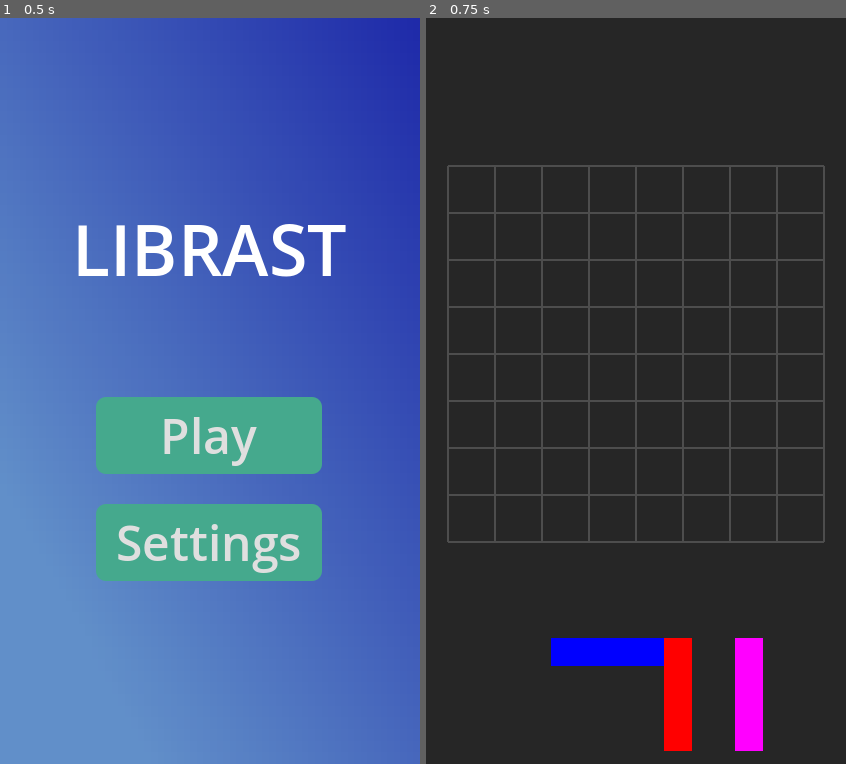
Above: before the commit, frames 1-2 (left to right).
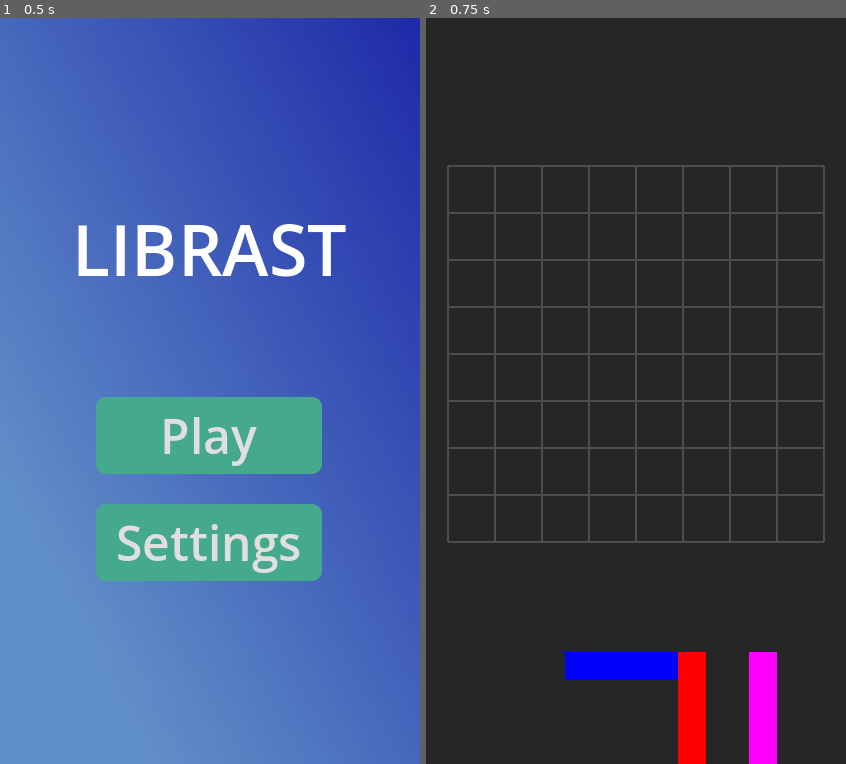
Above: after the commit, the same moments.

Repository: Piernikkk/librast
Game: Godot game, scene res://scenes/start_screen.tscn
Same seed, same stepped clock (60 frames per second), same inputs: the game is played once before the commit and once after it.
Inputs:
- Up to frame 1 (0.5 s): no input
- Up to frame 2 (0.75 s): click "Play" at 0.5 s

Frame 1 is identical in both runs. In frame 2, 3.3% of the frame differs, in the area x 29-84%, y 83-100%.

Commit message:
I change blocks from gradient to solid color

Diff:
--- a/scripts/block.gd
+++ b/scripts/block.gd
@@ -4,6 +4,7 @@
 var shape_parent = null;
 
 func _ready() -> void:
+	centered = true;
 	create_solid_texture();
 
 func create_solid_texture() -> void:
@@ -23,7 +24,8 @@
 func get_block_rect() -> Rect2:
 	if texture:
 		var texture_size = texture.get_size();
-		return Rect2(-texture_size / 2.0 * scale, texture_size * scale);
+		var scaled_size = texture_size * scale;
+		return Rect2(-scaled_size / 2.0, scaled_size);
 	return Rect2();
 
 func check_nearby_grid_placements(grid_ref, snap_tolerance: float) -> Array:
--- a/scripts/grid.gd
+++ b/scripts/grid.gd
@@ -9,38 +9,18 @@
 var grid_pixel_width = 0;
 var grid_pixel_height = 0;
 var dynamic_block_size = 0;
-
-# Performance optimization: prevent excessive redraws
-var resize_timer: Timer = null;
-var pending_resize = false;
 
 func _ready() -> void:
 	initialize_grid();
 	calculate_dynamic_sizes();
 	center_grid();
 	redraw_grid();
-
-	# Setup resize timer to debounce viewport changes
-	resize_timer = Timer.new();
-	resize_timer.wait_time = 0.2; # Wait 200ms before processing resize
-	resize_timer.one_shot = true;
-	resize_timer.timeout.connect(_apply_viewport_resize);
-	add_child(resize_timer);
-
 	get_viewport().size_changed.connect(_on_viewport_resized);
 
 func _on_viewport_resized() -> void:
-	# Debounce resize events to prevent excessive redraws
-	pending_resize = true;
-	if resize_timer:
-		resize_timer.start();
-
-func _apply_viewport_resize() -> void:
-	if pending_resize:
-		pending_resize = false;
-		calculate_dynamic_sizes();
-		center_grid();
-		redraw_grid();
+	calculate_dynamic_sizes();
+	center_grid();
+	redraw_grid();
 
 func calculate_dynamic_sizes() -> void:
 	var window_size = DisplayServer.window_get_size();
@@ -64,8 +44,7 @@
 	grid_pixel_width = GRID_WIDTH * dynamic_block_size;
 	grid_pixel_height = GRID_HEIGHT * dynamic_block_size;
 
-	if Globals.DEBUG_VERBOSE:
-		print("Dynamic block size: ", dynamic_block_size, " | Grid size: ", grid_pixel_width, "x", grid_pixel_height);
+	print("Dynamic block size: ", dynamic_block_size, " | Grid size: ", grid_pixel_width, "x", grid_pixel_height);
 
 func center_grid() -> void:
 	var window_size = DisplayServer.window_get_size();
@@ -83,8 +62,7 @@
 		(effective_size.y - grid_pixel_height) / 2.0 - effective_size.y * 0.05 # Offset up slightly
 	);
 
-	if Globals.DEBUG_VERBOSE:
-		print("Grid centered at: ", position, " | Window: ", window_size, " | Viewport: ", viewport_size);
+	print("Grid centered at: ", position, " | Window: ", window_size, " | Viewport: ", viewport_size);
 
 func initialize_grid():
 	for x in range(GRID_HEIGHT):
@@ -104,8 +82,7 @@
 func place_block(grid_pos: Vector2i, block_node) -> void:
 	if can_place_block(grid_pos):
 		grid[grid_pos.y][grid_pos.x] = block_node;
-		if Globals.DEBUG_VERBOSE:
-			print("Block placed at: ", grid_pos);
+		print("Block placed at: ", grid_pos);
 
 func remove_block(grid_pos: Vector2i) -> void:
 	if grid_pos.x >= 0 and grid_pos.x < GRID_WIDTH and grid_pos.y >= 0 and grid_pos.y < GRID_HEIGHT:
@@ -132,8 +109,7 @@
 	animate_and_clear_lines(rows_to_clear, cols_to_clear);
 
 	var blocks_cleared = rows_to_clear.size() * GRID_WIDTH + cols_to_clear.size() * GRID_HEIGHT;
-	if Globals.DEBUG_VERBOSE:
-		print("Cleared ", rows_to_clear.size(), " rows and ", cols_to_clear.size(), " columns. Total blocks: ", blocks_cleared);
+	print("Cleared ", rows_to_clear.size(), " rows and ", cols_to_clear.size(), " columns. Total blocks: ", blocks_cleared);
 
 	return blocks_cleared;
 
--- a/scripts/piece_bar.gd
+++ b/scripts/piece_bar.gd
@@ -111,15 +111,13 @@
 
 func _on_shape_placed(placed_shape) -> void:
 	current_shapes.erase(placed_shape);
-	if Globals.DEBUG_VERBOSE:
-		print("Shape placed! Remaining shapes: ", current_shapes.size());
+	print("Shape placed! Remaining shapes: ", current_shapes.size());
 
 	if not current_shapes.is_empty():
 		check_game_over();
 
 	if current_shapes.is_empty():
-		if Globals.DEBUG_VERBOSE:
-			print("All shapes used! Respawning...");
+		print("All shapes used! Respawning...");
 		await get_tree().create_timer(0.3).timeout;
 		spawn_shapes();
 		check_game_over();
--- a/scripts/shape.gd
+++ b/scripts/shape.gd
@@ -13,9 +13,8 @@
 var piece_bar_scale = 0.6;
 var grid_scale = 1.0;
 
-# Performance optimization: throttle placement checks
 var last_check_time = 0.0;
-var check_interval = 0.05; # Check every 50ms instead of every frame
+var check_interval = 0.05;
 
 func _ready() -> void:
 	original_position = global_position;
@@ -41,7 +40,7 @@
 				var block = block_scene.instantiate();
 				add_child(block);
 				block.set_block_color(color);
-				block.position = Vector2(x * 64, y * 64);
+				block.position = Vector2(x * 64 + 32, y * 64 + 32);
 
 				block.grid_pos = Vector2i(x, y);
 				block.shape_parent = self;
@@ -79,7 +78,7 @@
 		for block_data in blocks:
 			var block = block_data.node;
 			block.set_block_size(block_size);
-			block.position = Vector2(block_data.grid_pos) * block_size;
+			block.position = Vector2(block_data.grid_pos) * block_size + Vector2(block_size / 2.0, block_size / 2.0);
 
 		calculate_mass_center();
 		base_scale = scale;
@@ -98,7 +97,6 @@
 	elif event is InputEventMouseMotion and dragging:
 		global_position = get_global_mouse_position() + drag_offset;
 
-		# Performance optimization: throttle placement checks
 		if grid_ref:
 			var current_time = Time.get_ticks_msec() / 1000.0;
 			if current_time - last_check_time >= check_interval:
@@ -109,11 +107,16 @@
 					modulate = Color(1, 1, 1, 0.5);
 
 func is_mouse_over(mouse_pos: Vector2) -> bool:
+	var local_mouse = to_local(mouse_pos);
+
 	for block_data in blocks:
 		var block = block_data.node;
+		var block_pos = block.position;
 		var rect = block.get_block_rect();
-		var local_mouse = block.to_local(mouse_pos);
-		if rect.has_point(local_mouse):
+
+		var block_rect = Rect2(block_pos + rect.position, rect.size);
+
+		if block_rect.has_point(local_mouse):
 			return true;
 	return false;
 
